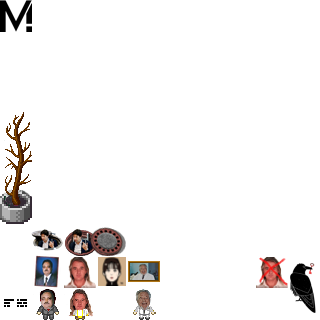
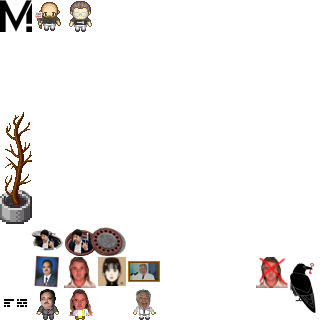
Layer changes from the first 320 x 320 image to the second:
painted on "Bratzo-ALT" over [35, 1, 92, 32]
painted on "Bratzo" over [35, 1, 92, 32]
added layer "Malebene 1(eingefügt)" (1st of 2) above "Malebene 1(eingefügt)" over [69, 1, 92, 32]
added layer "Malebene 1(eingefügt)" (2nd of 2) above "Pflanze oben" over [35, 2, 92, 32]
